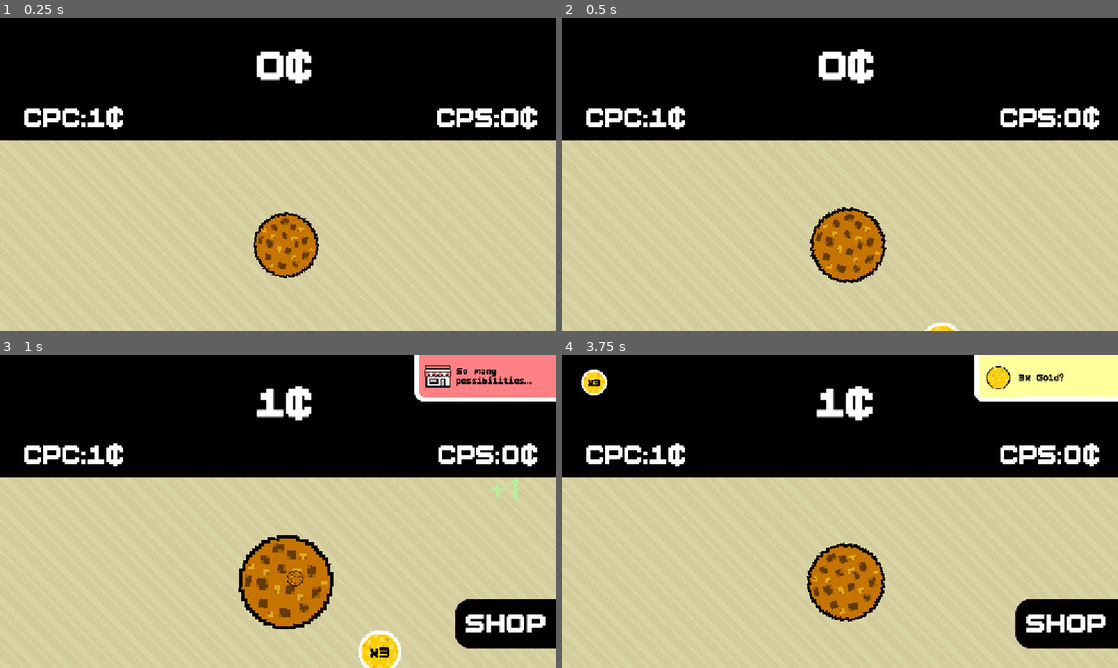
Above: before the commit, frames 1-4 (two rows, left to right).
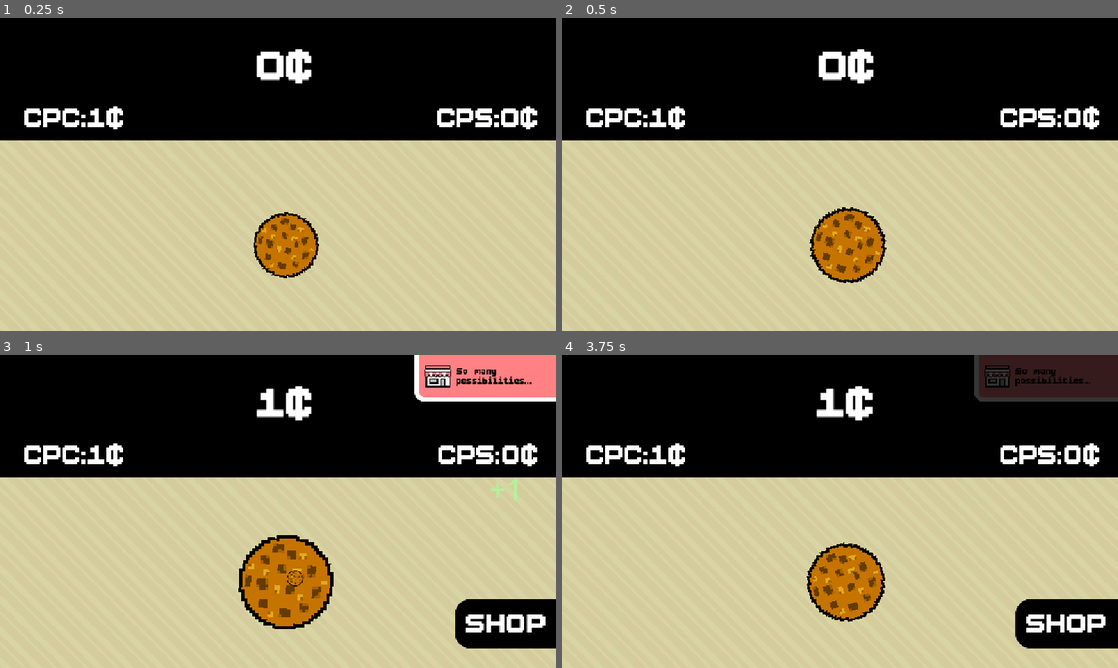
Above: after the commit, the same moments.

Repository: ashmitiscodingpython/sparkle-milkyway
Game: Godot game, scene res://scenes/main.tscn
The game is run twice, just before and just after one commit, with the same random seed, the same clock (stepped at 60 frames per second) and the same inputs.
Inputs (mouse positions are in pixels of both pictures, inside the frame that each line leads up to):
- Up to frame 1 (0.25 s): no input
- Up to frame 2 (0.5 s): no input
- Up to frame 3 (1 s): tap Enter at 0.5 s; move the mouse to (289, 580) at 0.52 s; hold Right from 0.53 s (still down); tap Alt at 0.6 s; click (289, 580) at 0.67 s
- Up to frame 4 (3.75 s): move the mouse to (1084, 624) at 1.27 s; release Right at 1.28 s; hold Down 1.28-2.03 s; tap Shift at 1.35, 2.85 s; click (1084, 624) at 1.42 s; move the mouse to (951, 373) at 2.02 s; hold Right 2.03-2.78 s; tap Alt at 2.1, 3.6 s; click (951, 373) at 2.17 s; move the mouse to (940, 549) at 2.77 s; hold Up 2.78-3.53 s; click (940, 549) at 2.92 s; move the mouse to (1006, 558) at 3.52 s; hold Left from 3.53 s (still down); click (1006, 558) at 3.67 s

Frame 1 is identical in both runs. In frame 2, 0.1% of the frame differs, in the area x 65-72%, y 97-100%; in frame 3, 0.8%; in frame 4, 4.1%, in the area x 3-100%, y 0-15%.

Commit message:
Hourly commit (which I keep forgetting)

Diff:
--- /dev/null
+++ b/lava.gdshader
@@ -0,0 +1,19 @@
+shader_type canvas_item;
+
+uniform vec4 base : source_color;
+uniform float thresh : hint_range(0.0, 2.0);
+
+void vertex() {
+	// Called for every vertex the material is visible on.
+}
+
+void fragment() {
+	float dist = sqrt(pow(UV.x - 0.5, 2) + pow(UV.y - 0.5, 2)) * thresh;
+	vec4 pixelColor = base * dist;
+	COLOR = pixelColor;
+}
+
+//void light() {
+//	// Called for every pixel for every light affecting the CanvasItem.
+//	// Uncomment to replace the default light processing function with this one.
+//}
--- /dev/null
+++ b/scenes/alt.gd
@@ -0,0 +1,15 @@
+extends Sprite2D
+
+var engaged = true
+var touchtime = 0
+var last = 0
+
+func _process(_delta: float) -> void:
+	if touchtime != last:
+		engaged = true
+	else:
+		engaged = false
+	last = touchtime
+	if !engaged:
+		texture = null
+	position = get_global_mouse_position()
--- a/scenes/main.tscn
+++ b/scenes/main.tscn
@@ -51,7 +51,19 @@
 [ext_resource type="AudioStream" uid="uid://bc1y4r734ekp6" path="res://sounds/achievement.mp3" id="49_ty1g6"]
 [ext_resource type="AudioStream" uid="uid://dhm6sbikertnh" path="res://sounds/click.mp3" id="50_j2jfr"]
 [ext_resource type="AudioStream" uid="uid://41lrggg63ftn" path="res://sounds/gold.mp3" id="51_bjg73"]
-[ext_resource type="PackedScene" uid="uid://bgyabqqf7kkex" path="res://scenes/gold_3x.tscn" id="52_bu4jf"]
+[ext_resource type="AudioStream" uid="uid://cs6e6vql6eoqk" path="res://sounds/purchase.mp3" id="52_bu4jf"]
+[ext_resource type="Shader" uid="uid://ci78x0uhrdvpy" path="res://lava.gdshader" id="53_o7ddy"]
+[ext_resource type="Script" uid="uid://drhpgi30k4ps2" path="res://scripts/camera.gd" id="54_0loja"]
+[ext_resource type="AudioStream" uid="uid://dp4sx16y703tw" path="res://sounds/hiss.mp3" id="54_ids8r"]
+[ext_resource type="Script" uid="uid://bo04e0bbu28fh" path="res://scripts/temp.gd" id="56_dnhof"]
+[ext_resource type="Texture2D" uid="uid://i8b8ohvvqne" path="res://images/square.png" id="57_1v6qk"]
+[ext_resource type="Script" uid="uid://ddiudvm6fuer2" path="res://scripts/limit.gd" id="58_augu2"]
+[ext_resource type="Script" uid="uid://y8d684cajolv" path="res://scenes/alt.gd" id="60_t5ykj"]
+
+[sub_resource type="ShaderMaterial" id="ShaderMaterial_0loja"]
+shader = ExtResource("53_o7ddy")
+shader_parameter/base = Color(1, 0.368, 0.21, 1)
+shader_parameter/thresh = 0.0
 
 [sub_resource type="CircleShape2D" id="CircleShape2D_4dvvg"]
 radius = 4.87
@@ -125,6 +137,14 @@
 font_size = 22
 
 [node name="Node2D" type="Node2D"]
+
+[node name="ColorRect" type="ColorRect" parent="."]
+material = SubResource("ShaderMaterial_0loja")
+offset_left = -54.0
+offset_top = -32.0
+offset_right = 1216.0
+offset_bottom = 702.0
+color = Color(1, 1, 1, 0)
 
 [node name="Cookie" type="Area2D" parent="."]
 position = Vector2(592, 470)
@@ -791,8 +811,49 @@
 [node name="GoldEffect" type="AudioStreamPlayer2D" parent="."]
 stream = ExtResource("51_bjg73")
 
-[node name="gold3x" parent="." instance=ExtResource("52_bu4jf")]
-position = Vector2(108, 731)
+[node name="PurchaseEffect" type="AudioStreamPlayer2D" parent="."]
+stream = ExtResource("52_bu4jf")
+
+[node name="HissEffect" type="AudioStreamPlayer2D" parent="."]
+stream = ExtResource("54_ids8r")
+
+[node name="Camera2D" type="Camera2D" parent="."]
+unique_name_in_owner = true
+offset = Vector2(576, 324)
+script = ExtResource("54_0loja")
+
+[node name="Temp" type="VSlider" parent="."]
+self_modulate = Color(0.15102, 0.647109, 0, 1)
+texture_filter = 1
+offset_left = 1107.0
+offset_top = 285.0
+offset_right = 1123.0
+offset_bottom = 482.0
+script = ExtResource("56_dnhof")
+
+[node name="Label" type="Label" parent="Temp"]
+texture_filter = 1
+layout_mode = 0
+offset_left = -10.0
+offset_top = -18.0
+offset_right = 27.0
+offset_bottom = -2.0
+text = "TEMP"
+
+[node name="Sprite2D" type="Sprite2D" parent="Temp"]
+modulate = Color(1, 0, 0.25, 1)
+texture_filter = 1
+position = Vector2(7.99997, 63)
+scale = Vector2(0.120833, 0.041)
+texture = ExtResource("57_1v6qk")
+script = ExtResource("58_augu2")
+
+[node name="ALT" type="Sprite2D" parent="."]
+texture_filter = 1
+position = Vector2(1417, 570)
+scale = Vector2(0.35, 0.35)
+offset = Vector2(750, 750)
+script = ExtResource("60_t5ykj")
 
 [connection signal="mouse_entered" from="Cookie" to="Cookie" method="_on_mouse_entered"]
 [connection signal="mouse_exited" from="Cookie" to="Cookie" method="_on_mouse_exited"]
--- /dev/null
+++ b/scripts/camera.gd
@@ -0,0 +1,16 @@
+extends Camera2D
+
+var shake = 0.0
+var dxy = Vector2(0, 0)
+var smoothed = Vector2(0, 0)
+var origin
+
+func _ready() -> void:
+	origin = position
+
+func _process(_delta: float) -> void:
+	dxy = Vector2(randf_range(-shake, shake), randf_range(-shake, shake))
+	smoothed += (dxy - smoothed) / 2
+	position = origin + dxy
+	if shake > 0:
+		shake -= 0.1
--- a/scripts/cookie_script.gd
+++ b/scripts/cookie_script.gd
@@ -18,6 +18,8 @@
 var alttt = false
 var al = false
 var mouse_click = false
+var boiling = 0
+var heat_disable = false
 
 func _ready() -> void:
 	area.scale = Vector2(1, 1)
@@ -43,7 +45,7 @@
 	Input.set_custom_mouse_cursor(tex)
 	time_sec += delta
 	area.rotation = sin(time_sec * 3) * 0.3
-	if mouse_on and !game_manager.factory_color_prompt:
+	if mouse_on and !game_manager.factory_color_prompt and !heat_disable:
 		area.scale += (Vector2(6, 6) - area.scale) / 10
 	else:
 		area.scale += (Vector2(5, 5) - area.scale) / 10
@@ -73,10 +75,25 @@
 		$Ear2.visible = true
 		$Area2D.visible = true
 		$Area2D2.visible = true
+	var hiss = $"../HissEffect"
+	if boiling > 50 and !heat_disable:
+		heat_disable = true
+	if heat_disable:
+		scale += (Vector2(2, 2) - scale) / 5
+		if boiling < 3:
+			heat_disable = false
+	if boiling > 0:
+		boiling += (0 - boiling) / 50.0
+		if !hiss.playing:
+			$"../HissEffect".play()
+		hiss.volume_db = (boiling / 5.0) + randf_range(-1.0, 1.0)
+	else:
+		$"../HissEffect".stop()
+	$"../ColorRect".material.set_shader_parameter("thresh", boiling / 22.0)
 
 func _input(event):
 	if event is InputEventMouseButton and event.pressed and event.button_index in [MOUSE_BUTTON_LEFT]:
-		if mouse_on and !game_manager.factory_color_prompt:
+		if mouse_on and !game_manager.factory_color_prompt and !heat_disable:
 			$"../ClickEffect".play()
 			area.scale += Vector2(1, 1)
 			var sma_cook = load("res://scenes/cookie_smal.tscn")
@@ -102,6 +119,9 @@
 			ob.game = %GameManager
 			get_tree().current_scene.add_child(obj)
 			get_tree().current_scene.add_child(ob)
+			if game_manager.lava:
+				boiling += 10
+			%Camera2D.shake = boiling / 10.0
 	if event is InputEventMouseButton:
 		if event.pressed:
 			mouse_click = true
--- a/scripts/game_manager.gd
+++ b/scripts/game_manager.gd
@@ -79,7 +79,7 @@
 	if !lava:
 		minus = startime
 	lavatime = startime - minus
-	if lavatime > 5:
+	if lavatime > 10:
 		lava = false
 	cookie_value += randf_range(-0.002, 0.0021)
 	cc.position.x = 50 + ccx
@@ -111,7 +111,7 @@
 		if !lava:
 			cookies += CPC
 		else:
-			cookies += 3 * CPC
+			cookies += 50 * CPC
 	else:
 		cookies += CPS
 
--- a/scripts/label.gd
+++ b/scripts/label.gd
@@ -5,7 +5,10 @@
 @onready var game = $"../GameManager"
 
 func _ready() -> void:
-	lab.text = "+" + str(game.CPC)
+	if !game.lava:
+		lab.text = "+" + str(game.CPC)
+	else:
+		lab.text = "+" + str(game.CPC * 3)
 	if game.open:
 		lab.position = Vector2(randi_range(0, 700), 600)
 	elif game.black:
--- /dev/null
+++ b/scripts/limit.gd
@@ -0,0 +1,11 @@
+extends Sprite2D
+
+@onready var game = %GameManager
+var dx = 0
+
+func _process(_delta: float) -> void:
+	if game.open:
+		dx = 63
+	else:
+		dx = 38.784375
+	position.y += (dx - position.y) / 5
--- a/scripts/shop_item.gd
+++ b/scripts/shop_item.gd
@@ -8,6 +8,7 @@
 @onready var sprite = $Document1
 @onready var area = $"."
 @onready var game_manager = %GameManager
+var namea
 var last
 
 func michelin():
@@ -41,17 +42,18 @@
 	normal_y = area.position.y
 	norm_scale = area.scale.x
 	match varient:
-		1: sprite.texture = load("res://images/more_dough.png")
-		2: sprite.texture = load("res://images/new_oven.png")
-		3: sprite.texture = load("res://images/hire_grandma.png")
-		4: sprite.texture = load("res://images/shop_.png")
-		5: sprite.texture = load("res://images/black_market.png")
-		6: sprite.texture = load("res://images/shop_factory.png")
-		7: sprite.texture = load("res://images/factory_worker.png")
-		8: sprite.texture = load("res://images/hands.png")
-		9: sprite.texture = load("res://images/michelin.png")
-		10: sprite.texture = load("res://images/cookie monster.png")
-		11: sprite.texture = load("res://images/llllava cccokie.png")
+		1: namea = "more_dough"
+		2: namea = "new_oven"
+		3: namea = "hire_grandma"
+		4: namea = "shop_"
+		5: namea = "black_market"
+		6: namea = "shop_factory"
+		7: namea = "factory_worker"
+		8: namea = "hands"
+		9: namea = "michelin"
+		10: namea = "cookie monster"
+		11: namea = "llllava cccokie"
+	sprite.texture = load("res://images/" + namea + ".png")
 
 func _process(_delta: float) -> void:
 	var exc = !(game_manager.black_market and varient == 5) and !(game_manager.factories > 0 and varient == 6) and \
@@ -64,6 +66,8 @@
 	if mouse and !game_manager.close_highlighted and game_manager.cookies >= cost and exc and !game_manager.factory_color_prompt:
 		var scaled = ((norm_scale * 1.15) - area.scale.x) / 5
 		area.scale += Vector2(scaled, scaled)
+		$"../../ALT".touchtime += 1
+		$"../../ALT".texture = load("res://images/" + namea + "_alt.png")
 	else:
 		var scaled = (norm_scale - area.scale.x) / 5
 		area.scale += Vector2(scaled, scaled)
@@ -76,6 +80,7 @@
 						!(game_manager.factories == 0 and varient == 7) and !(game_manager.masterchefs > 17 and varient == 9) and \
 						!(game_manager.lava and varient == 11) and !(game_manager.cookiemonster and varient == 10)
 			if exc and !game_manager.factory_color_prompt:
+				$"../../PurchaseEffect".play()
 				area.scale -= Vector2(0.1, 0.1)
 				game_manager.cookies -= cost
 				effects[varient].call()
--- /dev/null
+++ b/scripts/temp.gd
@@ -0,0 +1,29 @@
+extends VSlider
+
+@onready var game = %GameManager
+@onready var cookie = $"../Cookie"
+var designated_x = 1107
+var designated_size = 197
+var valuex = 0
+var cold_color = Color(0.576, 1, 0.458, 1)
+var hot_color = Color(1, 0, 0.23, 1)
+var lavaed = false
+
+func _process(_delta: float) -> void:
+	if game.lava:
+		lavaed = true
+	if lavaed:
+		visible = true
+	else:
+		visible = false
+	valuex = (cookie.boiling / 60) * 100
+	if game.open:
+		designated_x = 700
+		designated_size = 320
+	else:
+		designated_x = 1107
+		designated_size = 197
+	self_modulate = lerp(cold_color, hot_color, valuex / 100.0)
+	value = valuex
+	position.x += (designated_x - position.x) / 5
+	size.y += (designated_size - size.y) / 5
--- /dev/null
+++ b/shopeffect.gdshader
@@ -0,0 +1,18 @@
+shader_type canvas_item;
+
+uniform vec4 main : source_color;
+uniform float distscale : hint_range(0.0, 2.0);
+
+void vertex() {
+	// Called for every vertex the material is visible on.
+}
+
+void fragment() {
+	float dist = sqrt(pow(UV.x, 2) + pow(UV.y, 2)) * distscale;
+	COLOR = main * dist;
+}
+
+//void light() {
+//	// Called for every pixel for every light affecting the CanvasItem.
+//	// Uncomment to replace the default light processing function with this one.
+//}
Not shown, changed: CREDITS.txt
Binary file added: images/black_market_alt.png
Binary file added: images/cookie monster_alt.png
Binary file added: images/factory_worker_alt.png
Binary file added: images/hands_alt.png
Binary file added: images/hire_grandma_alt.png
Binary file added: images/llllava cccokie_alt.png
Binary file added: images/michelin_alt.png
Binary file added: images/more_dough_alt.png
Binary file added: images/new_oven_alt.png
Binary file added: images/shop__alt.png
Binary file added: images/shop_factory_alt.png
(and 11 more such lines)
